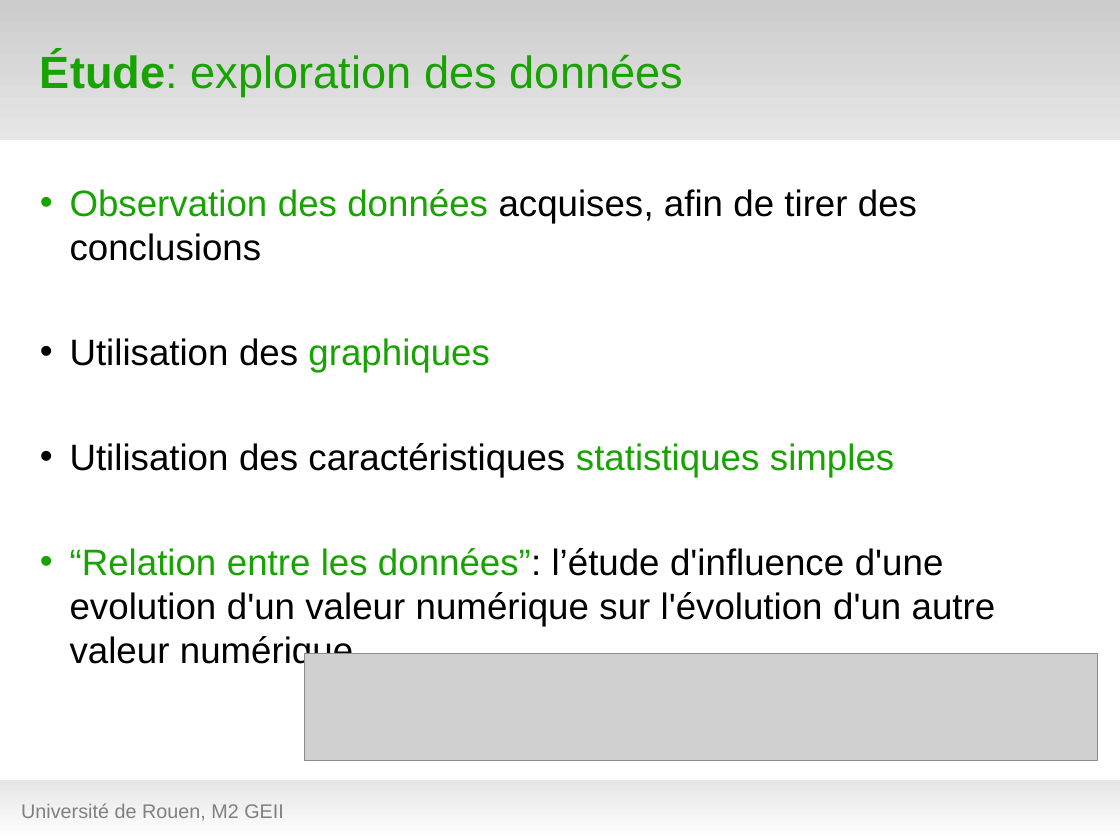
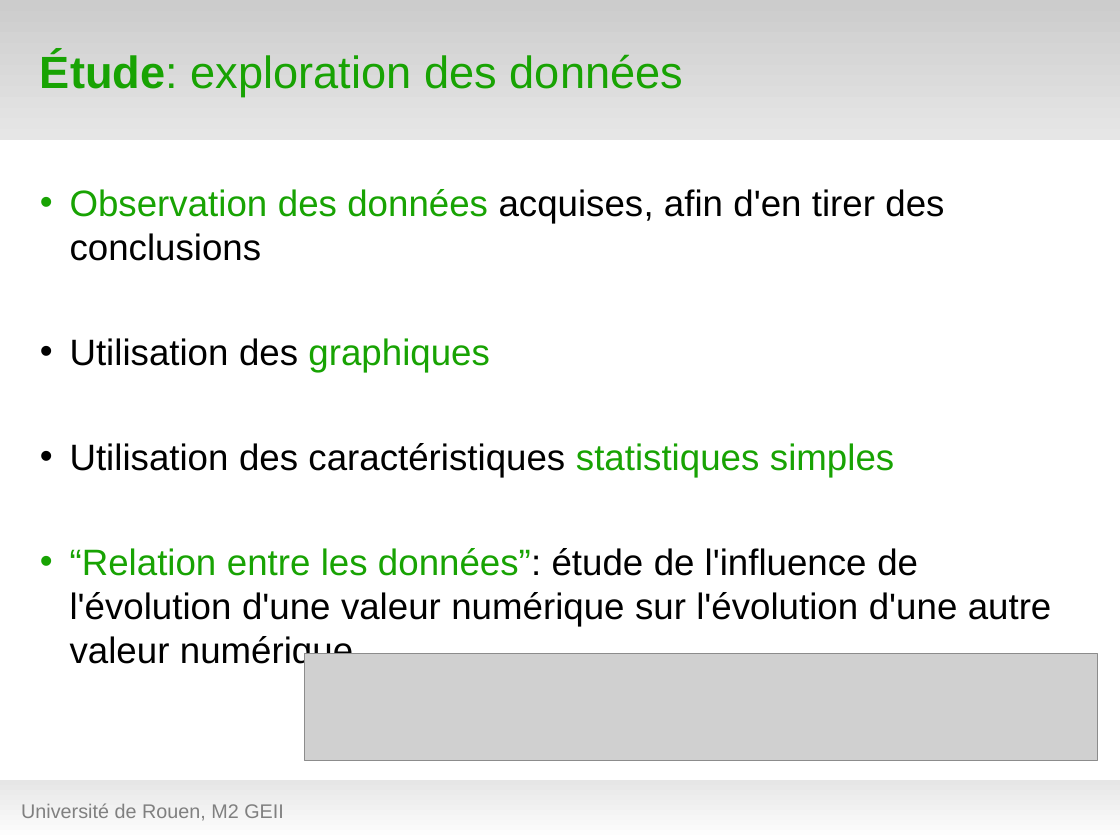
Before and after one commit to hanzenok/dataexp, a slide deck: slide 12 of presentation/test_green8.odp. Drawn at 1120x840 pixels with LibreOffice and Linux fonts; fonts in the diff are those of the drawing; grey boxes stand for pictures; background and template pictures are left out. Boxes give left, top, right and bottom in pixels: in the first picture for what was removed or moved away, otherwise in the second. Text is boxed around its words. In the diff, an @@ line names an element or a change of style, - is before the commit and + after.

```diff
--- a/presentation/test_green8.odp
+++ b/presentation/test_green8.odp
@@ text at (70,189,944,261): text changed @@
-• Observation des données acquises, afin de tirer des conclusions
+• Observation des données acquises, afin d'en tirer des conclusions
@@ text at (70,548,1052,670): text changed @@
-• “Relation entre les données”: l’étude d'influence d'une evolution d'un valeur numérique sur l'évolution d'un autre valeur numérique
+• “Relation entre les données”: étude de l'influence de l'évolution d'une valeur numérique sur l'évolution d'une autre valeur numérique
```
Also in this commit, not shown: 12 other slides changed, 7 other files.
